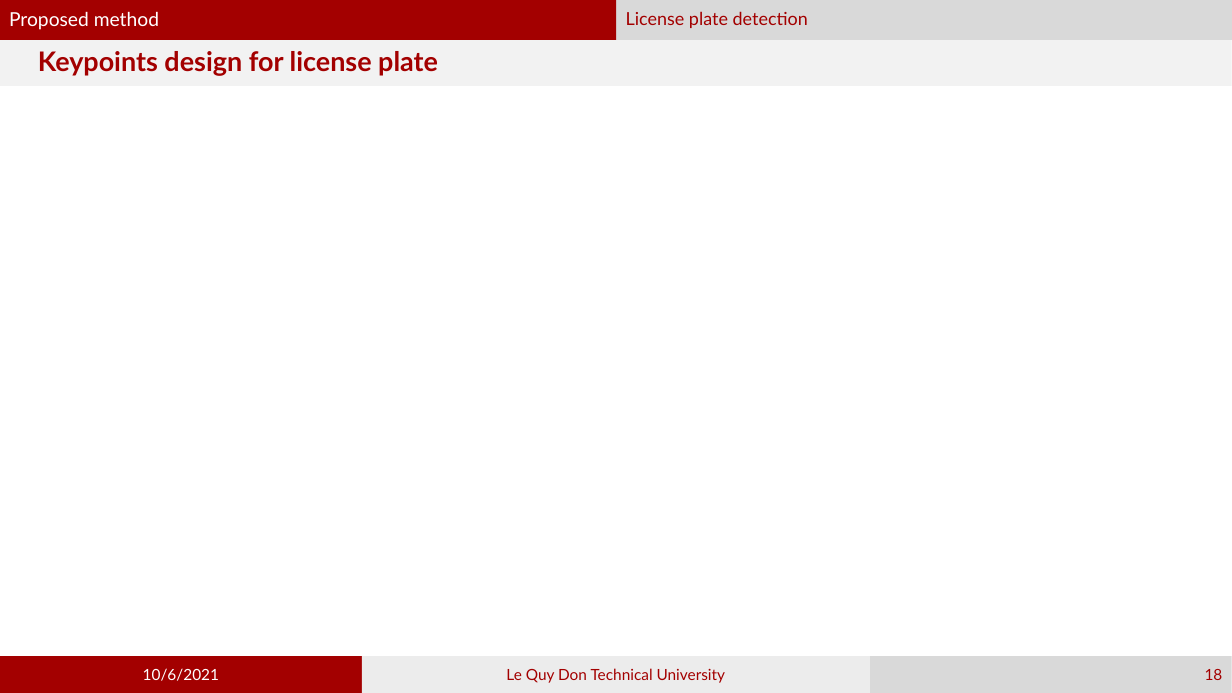
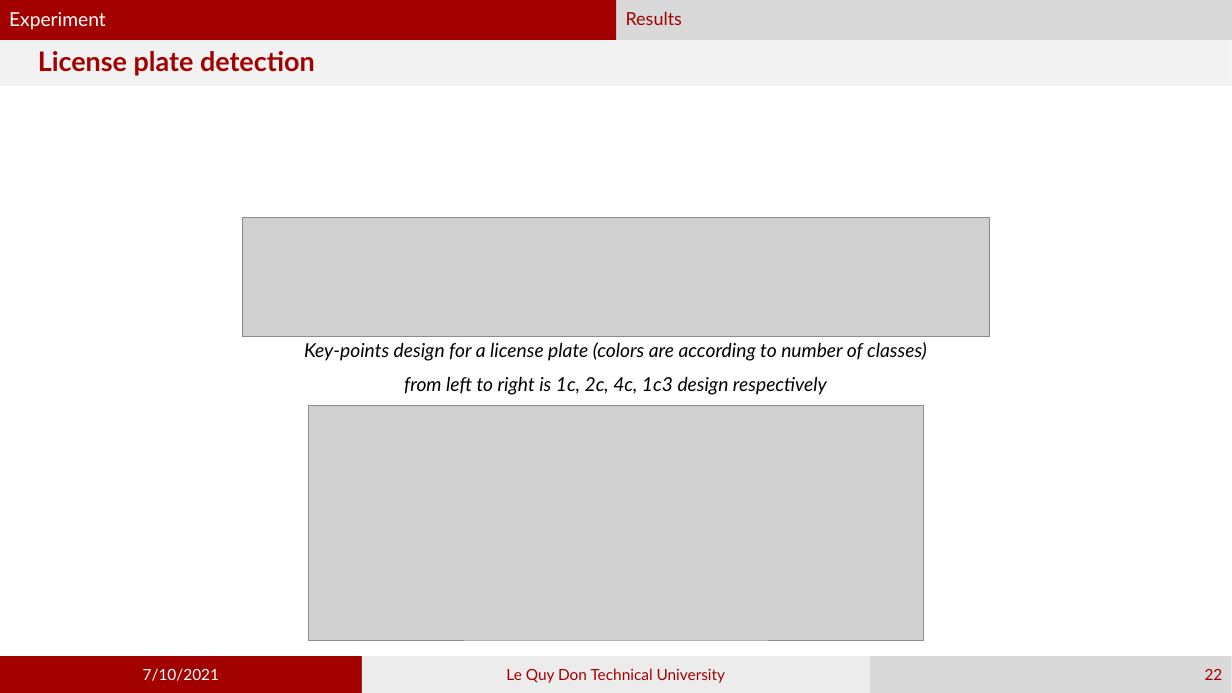
Before and after one commit to phamvandan/graduated-thesis-2021, a slide deck: slide 22 of my_template.pptx (slide 18 before the commit). Drawn at 1232x693 pixels with LibreOffice and Linux fonts; fonts in the diff are those of the drawing; grey boxes stand for pictures. Boxes give left, top, right and bottom in pixels: in the first picture for what was removed or moved away, otherwise in the second. Text is boxed around its words. In the diff, an @@ line names an element or a change of style, - is before the commit and + after.

```diff
--- a/my_template.pptx
+++ b/my_template.pptx
@@ text at (9,12,106,30): text changed @@
-Proposed method
+Experiment
@@ text at (626,11,682,25): text changed @@
-License plate detection
+Results
@@ title at (38,51,315,76): text changed @@
-Keypoints design for license plate
+License plate detection
@@ picture added at (242,217,989,336) @@
@@ text added at (304,342,927,395), 15 pt, text #000000, italic @@
+Key-points design for a license plate (colors are according to number of classes)
+from left to right is 1c, 2c, 4c, 1c3 design respectively
@@ picture added at (309,405,924,640) @@
@@ text in rectangle at (143,668,219,681): text changed @@
-10/6/2021
+7/10/2021
@@ page number at (1205,669,1223,680): text changed @@
-18
+22
```
Also in this commit, not shown: 17 other slides changed, 10 slides added, 4 other files.
